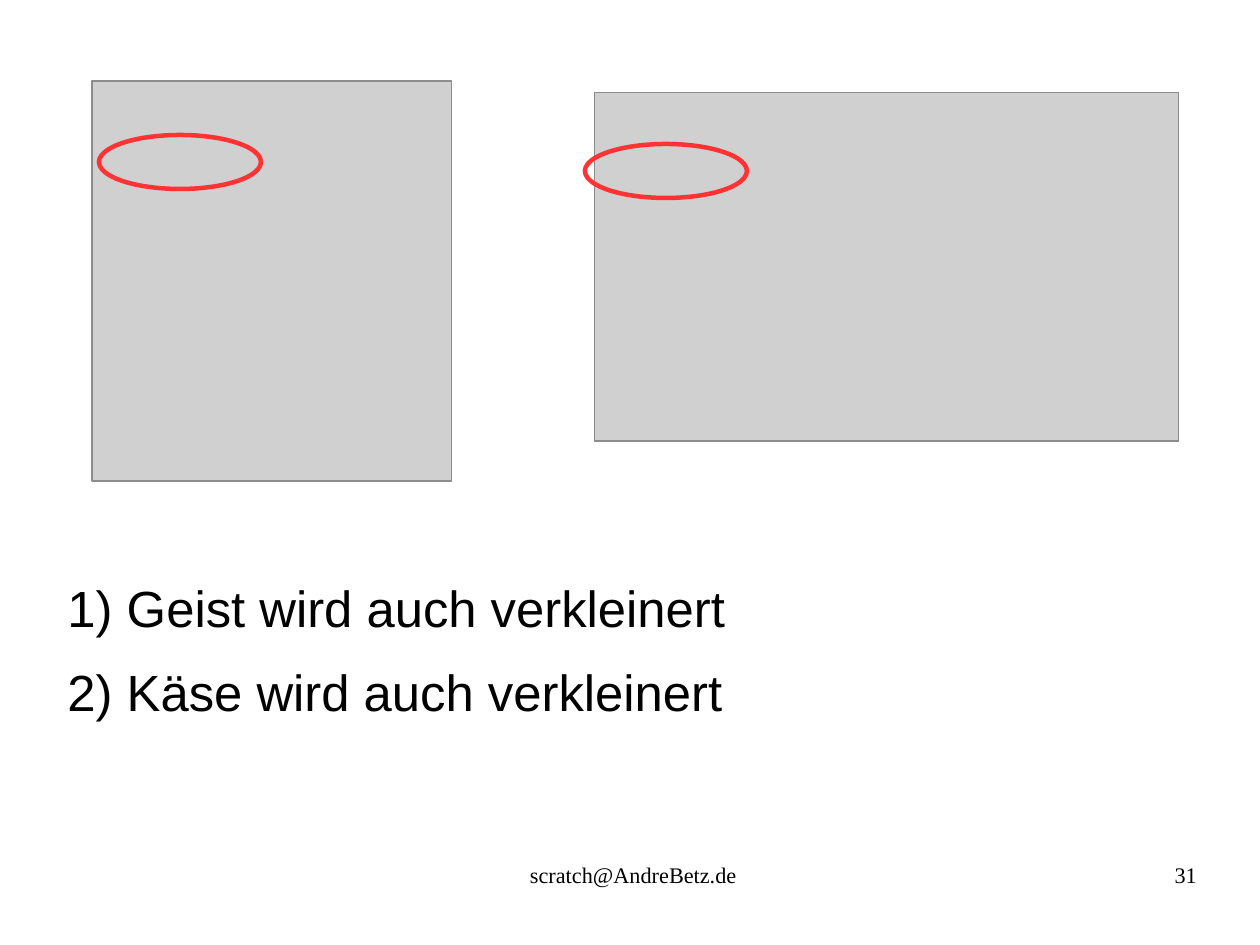
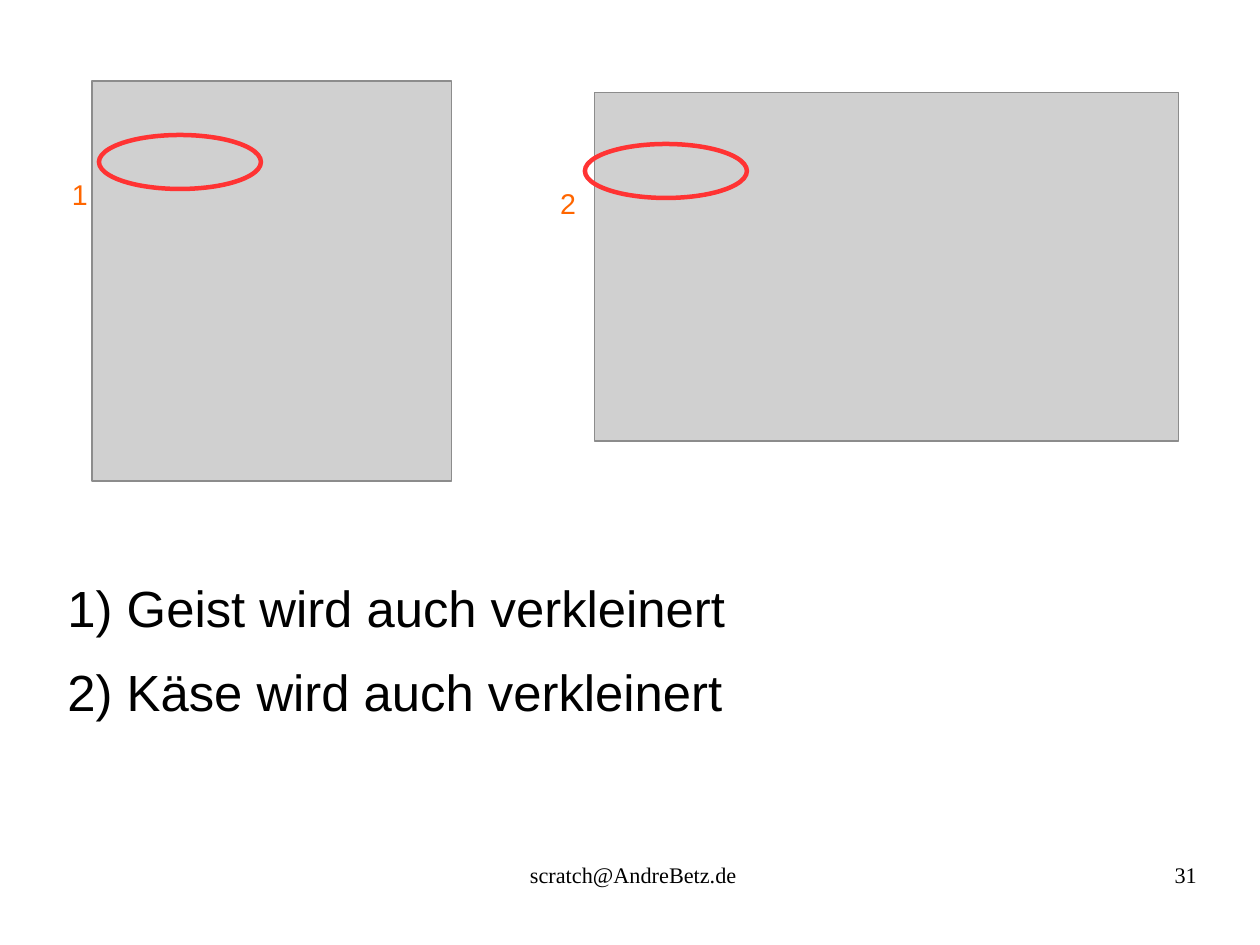
Before and after one commit to sky4walk/documents, a slide deck: slide 31 of ProgrammierkursScratchSpiel.odp. Drawn at 1260x945 pixels with LibreOffice and Linux fonts; fonts in the diff are those of the drawing; grey boxes stand for pictures. Boxes give left, top, right and bottom in pixels: in the first picture for what was removed or moved away, otherwise in the second. Text is boxed around its words. In the diff, an @@ line names an element or a change of style, - is before the commit and + after.

```diff
--- a/ProgrammierkursScratchSpiel.odp
+++ b/ProgrammierkursScratchSpiel.odp
@@ text added at (72, 185, 88, 205), 18 pt, text #FF6600 @@
+1
@@ text added at (560, 194, 576, 214), 18 pt, text #FF6600 @@
+2
```
Also in this commit, not shown: 2 other slides changed, 7 slides added, 2 other files.
